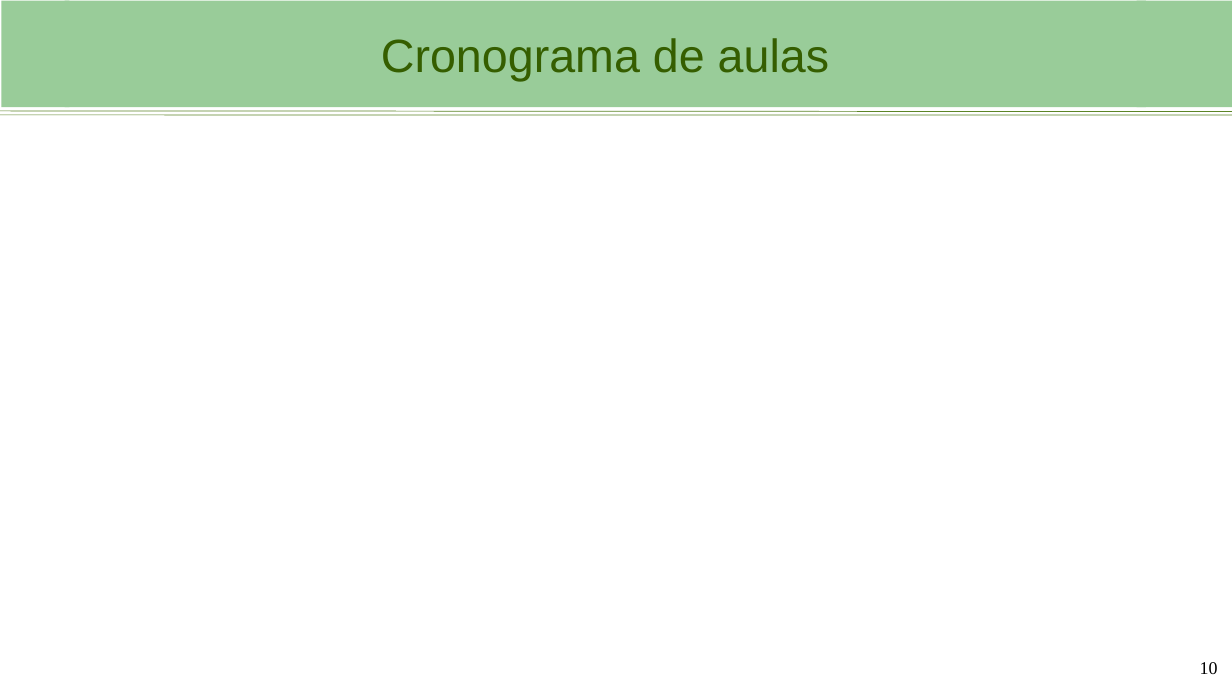
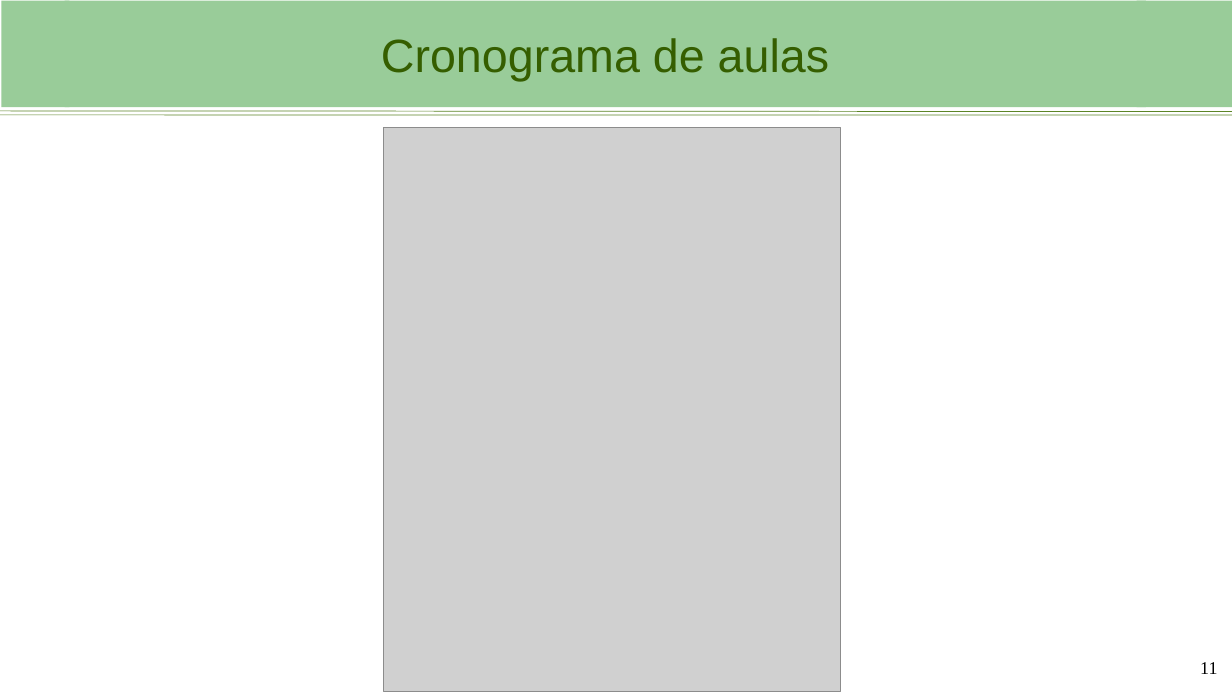
Before and after one commit to viniciusbrito1/progcart, a slide deck: slide 11 of aulas/Aula_1_Ambiente_de_desenvolvimento.odp (slide 10 before the commit). Drawn at 1232x693 pixels with LibreOffice and Linux fonts; fonts in the diff are those of the drawing; grey boxes stand for pictures; background and template pictures are left out. Boxes give left, top, right and bottom in pixels: in the first picture for what was removed or moved away, otherwise in the second. Text is boxed around its words. In the diff, an @@ line names an element or a change of style, - is before the commit and + after.

Commit message:
Primeiras aulas

```diff
--- a/aulas/Aula_1_Ambiente_de_desenvolvimento.odp
+++ b/aulas/Aula_1_Ambiente_de_desenvolvimento.odp
@@ picture added at (384,128,840,691) @@
@@ page number at (1200,662,1217,674): text changed @@
-10
+11
```
Also in this commit, not shown: 4 other slides changed, 1 slide added, 1 other file.
